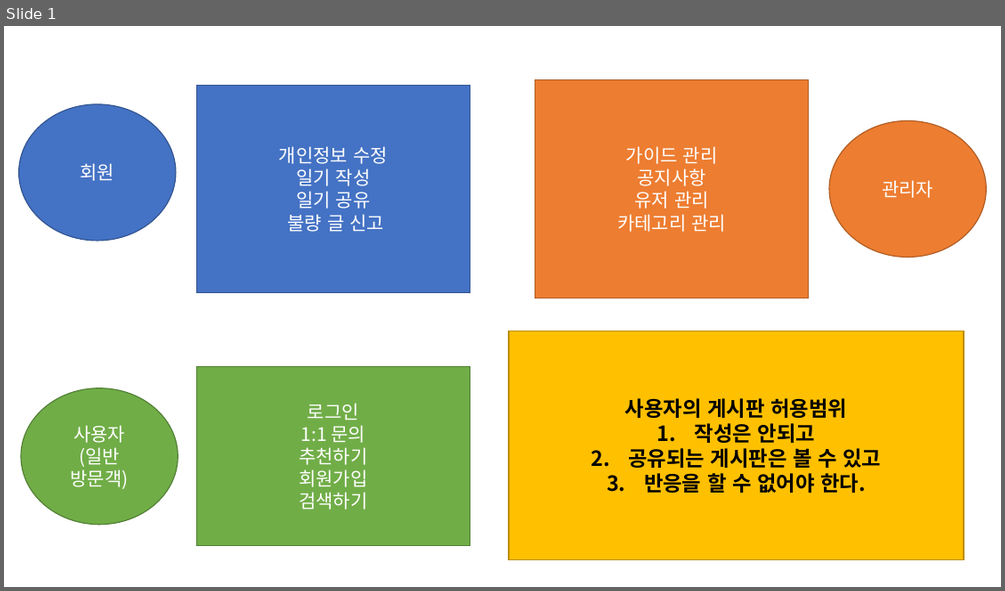
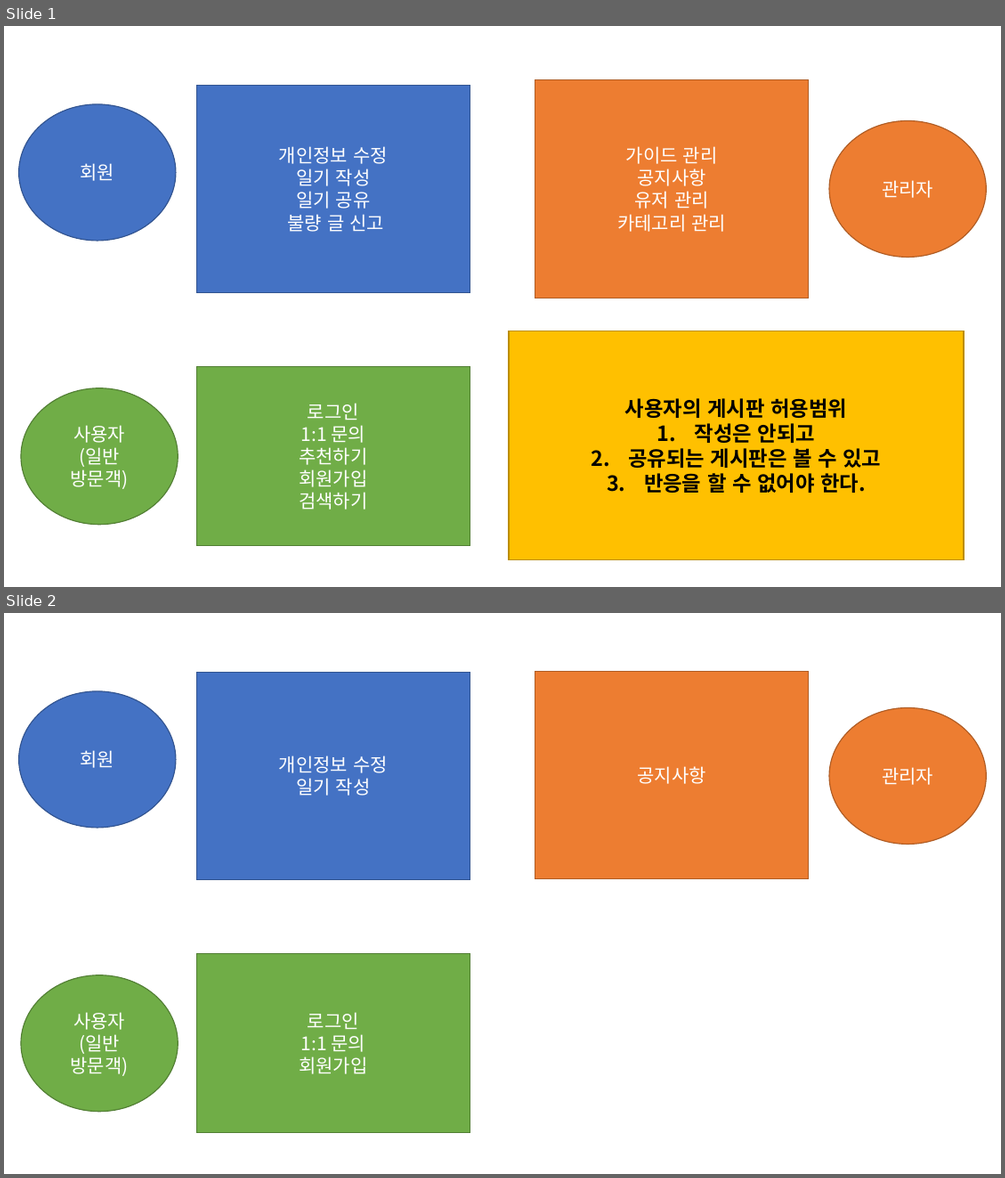
Before and after one commit to DongDong107/Newlec-jun, a slide deck: 1차 웹프로젝트/파일들/역할자 구성.pptx. Shown one above the other, each under a label of ours: slide 1 before the commit, slides 1 and 2 after it. The pictures are 1005x591 and 1005x1178 pixels, drawn with LibreOffice and Linux fonts; fonts in the diff are those of the drawing. Boxes give left, top, right and bottom in pixels: in the first picture for what was removed or moved away, otherwise in the second. Text is boxed around its words. In the diff, an @@ line names an element or a change of style, - is before the commit and + after.

```diff
--- a/1차 웹프로젝트/파일들/역할자 구성.pptx
+++ b/1차 웹프로젝트/파일들/역할자 구성.pptx
@@ slide 2 added at bbox=[4, 613, 1001, 1174], background #FFFFFF @@
@@ ellipse added at bbox=[19, 691, 176, 827], fill #4472C4, outline #325491 1 pt, 18 pt, text #FFFFFF @@
+회원
@@ rectangle added at bbox=[196, 672, 469, 879], fill #4472C4, outline #325491 1 pt, 18 pt, text #FFFFFF @@
+개인정보 수정
+일기 작성
@@ rectangle added at bbox=[535, 672, 809, 878], fill #ED7D31, outline #AF5C24 1 pt, 18 pt, text #FFFFFF @@
+공지사항
@@ ellipse added at bbox=[830, 708, 987, 844], fill #ED7D31, outline #AF5C24 1 pt, 18 pt, text #FFFFFF @@
+관리자
@@ rectangle added at bbox=[196, 953, 469, 1133], fill #70AD47, outline #538035 1 pt, 18 pt, text #FFFFFF @@
+로그인
+1:1 문의
+회원가입
@@ ellipse added at bbox=[21, 975, 178, 1111], fill #70AD47, outline #538035 1 pt, 18 pt, text #FFFFFF @@
+사용자
+(일반 방문객)
```
Also in this commit, not shown: 12 other files.
